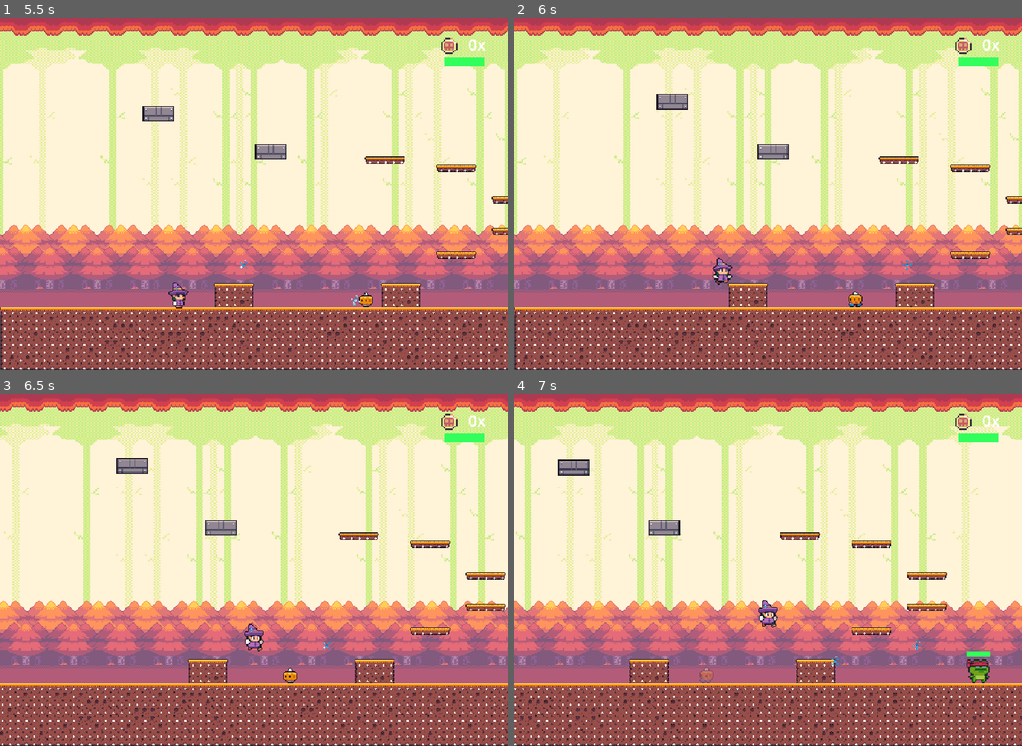
Above: before the commit, frames 1-4 (two rows, left to right).
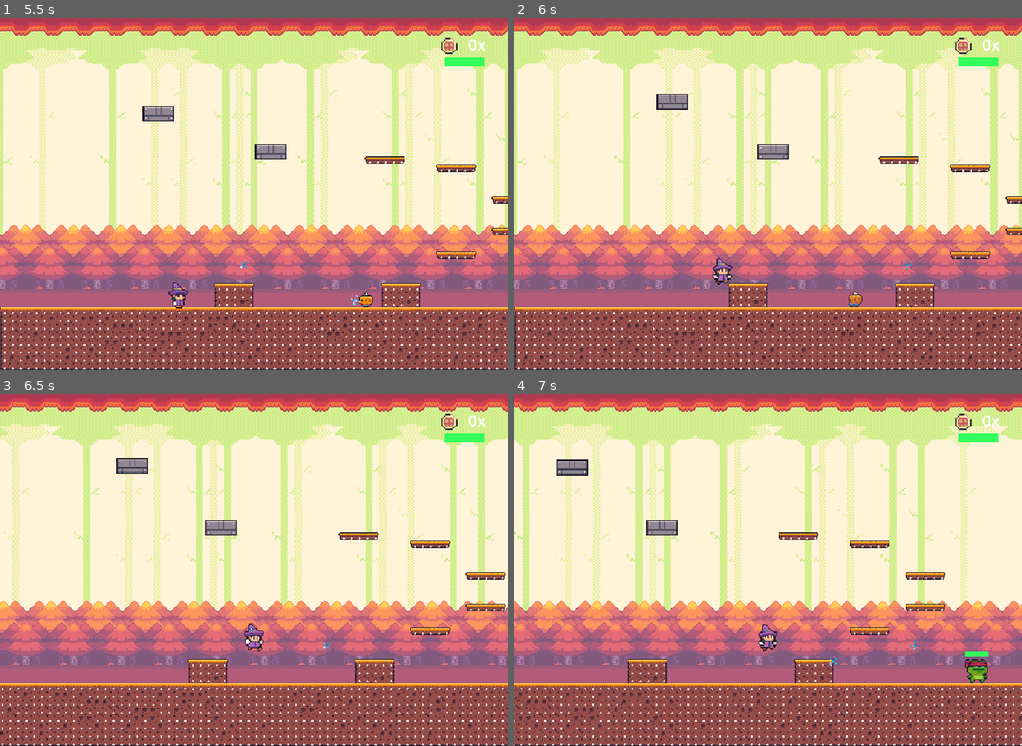
Above: after the commit, the same moments.

Repository: lajd-ufma/minicurso-godot
Game: Godot game, scene res://world_02.tscn
Two runs of this game, one before a commit and one after it. Both use one fixed random seed, a clock stepped at 60 frames per second and the inputs below. This scene is started directly instead of the project's main scene.
Inputs:
- Up to frame 1 (5.5 s): tap Enter (ui_accept) at 0.5, 0.77, 0.8, 1.07, 1.35, 1.52, 1.82, 2.3, 3.02, 3.32, 3.6, 3.77, 4.07, 4.52, 4.82, 5.3 s; hold Right (ui_right) 0.53-2.03 s; tap J (atacking) at 0.6, 1.55, 2.1, 2.85, 4.35, 5.1 s; hold Left (ui_left) 2.03-4.28 s; hold Right (ui_right) from 4.28 s (still down)
- Up to frame 2 (6 s): keep holding Right (ui_right); tap Enter (ui_accept) at 5.85 s
- Up to frame 3 (6.5 s): keep holding Right (ui_right); tap Enter (ui_accept) at 6.02, 6.32 s; tap J (atacking) at 6.05 s
- Up to frame 4 (7 s): keep holding Right (ui_right); tap J (atacking) at 6.6 s; tap Enter (ui_accept) at 6.77, 6.8 s

Frame 1 is identical in both runs. In frame 2, less than 0.1% of the frame differs, in the area x 65-69%, y 77-83%; in frame 3, less than 0.1%; in frame 4, 30%, in the area x 0-100%, y 1-100%.

Commit message:
versão final

Diff:
--- a/enemie_patrol.gd
+++ b/enemie_patrol.gd
@@ -3,10 +3,14 @@
 
 const SPEED = 100.0
 var direction:int = 0
+
+signal tomou_dano
+
 @onready var wall_detector: RayCast2D = $wall_detector
 @onready var sprite_2d: Sprite2D = $Sprite2D
 
 func _ready() -> void:
+	tomou_dano.connect(perder_vida)
 	await get_tree().create_timer(1).timeout
 	$AnimationPlayer.play("walking")
 	direction = -1
--- a/enemie_patrol.tscn
+++ b/enemie_patrol.tscn
@@ -3,6 +3,110 @@
 [ext_resource type="Script" uid="uid://dwtfu7mprtf4o" path="res://enemie_patrol.gd" id="1_fx8n8"]
 [ext_resource type="Texture2D" uid="uid://r07dfv0sps2w" path="res://assets/Enemies/Robo Pumpkin/Walking (16 x 16).png" id="2_fx8n8"]
 [ext_resource type="Texture2D" uid="uid://d10u2ot0mjib6" path="res://assets/Enemies/Robo Pumpkin/Hurt (16 x 16).png" id="3_owcr0"]
+
+[sub_resource type="Animation" id="Animation_owcr0"]
+length = 0.001
+tracks/0/type = "value"
+tracks/0/imported = false
+tracks/0/enabled = true
+tracks/0/path = NodePath("Sprite2D:texture")
+tracks/0/interp = 1
+tracks/0/loop_wrap = true
+tracks/0/keys = {
+"times": PackedFloat32Array(0),
+"transitions": PackedFloat32Array(1),
+"update": 1,
+"values": [ExtResource("2_fx8n8")]
+}
+tracks/1/type = "value"
+tracks/1/imported = false
+tracks/1/enabled = true
+tracks/1/path = NodePath("Sprite2D:hframes")
+tracks/1/interp = 1
+tracks/1/loop_wrap = true
+tracks/1/keys = {
+"times": PackedFloat32Array(0),
+"transitions": PackedFloat32Array(1),
+"update": 1,
+"values": [2]
+}
+tracks/2/type = "value"
+tracks/2/imported = false
+tracks/2/enabled = true
+tracks/2/path = NodePath("Sprite2D:frame")
+tracks/2/interp = 1
+tracks/2/loop_wrap = true
+tracks/2/keys = {
+"times": PackedFloat32Array(0),
+"transitions": PackedFloat32Array(1),
+"update": 1,
+"values": [0]
+}
+tracks/3/type = "value"
+tracks/3/imported = false
+tracks/3/enabled = true
+tracks/3/path = NodePath("Sprite2D:modulate")
+tracks/3/interp = 1
+tracks/3/loop_wrap = true
+tracks/3/keys = {
+"times": PackedFloat32Array(0),
+"transitions": PackedFloat32Array(1),
+"update": 0,
+"values": [Color(1, 1, 1, 1)]
+}
+
+[sub_resource type="Animation" id="Animation_oteb8"]
+resource_name = "hurting"
+length = 0.5
+step = 0.1
+tracks/0/type = "value"
+tracks/0/imported = false
+tracks/0/enabled = true
+tracks/0/path = NodePath("Sprite2D:texture")
+tracks/0/interp = 1
+tracks/0/loop_wrap = true
+tracks/0/keys = {
+"times": PackedFloat32Array(0),
+"transitions": PackedFloat32Array(1),
+"update": 1,
+"values": [ExtResource("3_owcr0")]
+}
+tracks/1/type = "value"
+tracks/1/imported = false
+tracks/1/enabled = true
+tracks/1/path = NodePath("Sprite2D:hframes")
+tracks/1/interp = 1
+tracks/1/loop_wrap = true
+tracks/1/keys = {
+"times": PackedFloat32Array(0),
+"transitions": PackedFloat32Array(1),
+"update": 1,
+"values": [1]
+}
+tracks/2/type = "value"
+tracks/2/imported = false
+tracks/2/enabled = true
+tracks/2/path = NodePath("Sprite2D:frame")
+tracks/2/interp = 1
+tracks/2/loop_wrap = true
+tracks/2/keys = {
+"times": PackedFloat32Array(0),
+"transitions": PackedFloat32Array(1),
+"update": 1,
+"values": [0]
+}
+tracks/3/type = "value"
+tracks/3/imported = false
+tracks/3/enabled = true
+tracks/3/path = NodePath("Sprite2D:modulate")
+tracks/3/interp = 1
+tracks/3/loop_wrap = true
+tracks/3/keys = {
+"times": PackedFloat32Array(0, 0.1, 0.2, 0.3, 0.5),
+"transitions": PackedFloat32Array(1, 1, 1, 1, 1),
+"update": 0,
+"values": [Color(1, 1, 1, 1), Color(1, 1, 1, 0.19607843), Color(1, 1, 1, 1), Color(1, 1, 1, 0.19607843), Color(1, 1, 1, 0.8879769)]
+}
 
 [sub_resource type="Animation" id="Animation_fx8n8"]
 resource_name = "walking"
@@ -46,110 +150,6 @@
 "values": [0, 1]
 }
 
-[sub_resource type="Animation" id="Animation_owcr0"]
-length = 0.001
-tracks/0/type = "value"
-tracks/0/imported = false
-tracks/0/enabled = true
-tracks/0/path = NodePath("Sprite2D:texture")
-tracks/0/interp = 1
-tracks/0/loop_wrap = true
-tracks/0/keys = {
-"times": PackedFloat32Array(0),
-"transitions": PackedFloat32Array(1),
-"update": 1,
-"values": [ExtResource("2_fx8n8")]
-}
-tracks/1/type = "value"
-tracks/1/imported = false
-tracks/1/enabled = true
-tracks/1/path = NodePath("Sprite2D:hframes")
-tracks/1/interp = 1
-tracks/1/loop_wrap = true
-tracks/1/keys = {
-"times": PackedFloat32Array(0),
-"transitions": PackedFloat32Array(1),
-"update": 1,
-"values": [2]
-}
-tracks/2/type = "value"
-tracks/2/imported = false
-tracks/2/enabled = true
-tracks/2/path = NodePath("Sprite2D:frame")
-tracks/2/interp = 1
-tracks/2/loop_wrap = true
-tracks/2/keys = {
-"times": PackedFloat32Array(0),
-"transitions": PackedFloat32Array(1),
-"update": 1,
-"values": [0]
-}
-tracks/3/type = "value"
-tracks/3/imported = false
-tracks/3/enabled = true
-tracks/3/path = NodePath("Sprite2D:modulate")
-tracks/3/interp = 1
-tracks/3/loop_wrap = true
-tracks/3/keys = {
-"times": PackedFloat32Array(0),
-"transitions": PackedFloat32Array(1),
-"update": 0,
-"values": [Color(1, 1, 1, 1)]
-}
-
-[sub_resource type="Animation" id="Animation_oteb8"]
-resource_name = "hurting"
-length = 0.5
-step = 0.1
-tracks/0/type = "value"
-tracks/0/imported = false
-tracks/0/enabled = true
-tracks/0/path = NodePath("Sprite2D:texture")
-tracks/0/interp = 1
-tracks/0/loop_wrap = true
-tracks/0/keys = {
-"times": PackedFloat32Array(0),
-"transitions": PackedFloat32Array(1),
-"update": 1,
-"values": [ExtResource("3_owcr0")]
-}
-tracks/1/type = "value"
-tracks/1/imported = false
-tracks/1/enabled = true
-tracks/1/path = NodePath("Sprite2D:hframes")
-tracks/1/interp = 1
-tracks/1/loop_wrap = true
-tracks/1/keys = {
-"times": PackedFloat32Array(0),
-"transitions": PackedFloat32Array(1),
-"update": 1,
-"values": [1]
-}
-tracks/2/type = "value"
-tracks/2/imported = false
-tracks/2/enabled = true
-tracks/2/path = NodePath("Sprite2D:frame")
-tracks/2/interp = 1
-tracks/2/loop_wrap = true
-tracks/2/keys = {
-"times": PackedFloat32Array(0),
-"transitions": PackedFloat32Array(1),
-"update": 1,
-"values": [0]
-}
-tracks/3/type = "value"
-tracks/3/imported = false
-tracks/3/enabled = true
-tracks/3/path = NodePath("Sprite2D:modulate")
-tracks/3/interp = 1
-tracks/3/loop_wrap = true
-tracks/3/keys = {
-"times": PackedFloat32Array(0, 0.1, 0.2, 0.3, 0.5),
-"transitions": PackedFloat32Array(1, 1, 1, 1, 1),
-"update": 0,
-"values": [Color(1, 1, 1, 1), Color(1, 1, 1, 0.19607843), Color(1, 1, 1, 1), Color(1, 1, 1, 0.19607843), Color(1, 1, 1, 0.8879769)]
-}
-
 [sub_resource type="AnimationLibrary" id="AnimationLibrary_owcr0"]
 _data = {
 &"RESET": SubResource("Animation_owcr0"),
--- a/player.gd
+++ b/player.gd
@@ -14,7 +14,7 @@
 var shoot = preload("res://shoot.tscn")
 var screen_limit_horizontal:int
 
-var hp := 1
+var hp := 5
 var direction:int = 0
 var is_jumping:bool = false
 var is_falling:bool = false
@@ -42,10 +42,12 @@
 	print(Global.coins)
 
 func crescer():
+	$upgrade.play()
 	var tween := get_tree().create_tween()
 	tween.tween_property(self,"scale",Vector2(1.5,1.5),1)
 
 func pode_atirar():
+	$upgrade.play()
 	can_shoot = true
 
 func _ready() -> void:
@@ -64,6 +66,7 @@
 		get_tree().change_scene_to_file("res://morte.tscn")
 	else:
 		var tween:= get_tree().create_tween()
+		$damage.play()
 		var tween_knockback := get_tree().create_tween().set_parallel()
 		tween.tween_property(self, "velocity", Vector2(-100,-80), 0.6)
 		tween.tween_property(self, "modulate", Color.RED, 0.5)
@@ -78,6 +81,7 @@
 		velocity += get_gravity() * delta
 
 	if Input.is_action_just_pressed("atacking") and can_shoot:
+		$shoot.play()
 		var new_shoot = shoot.instantiate()
 		if sprite_2d.flip_h:
 			new_shoot.direction = -1
@@ -87,6 +91,7 @@
 		get_tree().root.add_child(new_shoot)
 	# Handle jump.
 	if Input.is_action_just_pressed("ui_accept") and is_on_floor():
+		$jump.play()
 		is_jumping = true
 		velocity.y = JUMP_VELOCITY
 
--- a/player.tscn
+++ b/player.tscn
@@ -6,6 +6,10 @@
 [ext_resource type="Texture2D" uid="uid://dobtnl7ddlx57" path="res://assets/Main Characters/Lil Wiz/Jumping_(32 x 32).png" id="4_dw050"]
 [ext_resource type="Texture2D" uid="uid://cudmet2lc1gj7" path="res://assets/Main Characters/Lil Wiz/Running_(32 x 32).png" id="5_b26j0"]
 [ext_resource type="Texture2D" uid="uid://b1w4q2tfn7cpm" path="res://assets/Gold Coin/01.png" id="6_2hs0m"]
+[ext_resource type="AudioStream" uid="uid://bs0akagw63mnb" path="res://assets/Sounds/jump.mp3" id="7_1jxqw"]
+[ext_resource type="AudioStream" uid="uid://beypkasxh8omr" path="res://assets/Sounds/shoot.mp3" id="8_n7ghd"]
+[ext_resource type="AudioStream" uid="uid://bedvvyy4ncx8j" path="res://assets/Sounds/upgrade.mp3" id="9_nvl01"]
+[ext_resource type="AudioStream" uid="uid://dwb3wvrruvavv" path="res://assets/Sounds/damage.mp3" id="10_ivps1"]
 
 [sub_resource type="RectangleShape2D" id="RectangleShape2D_f3sb7"]
 size = Vector2(24, 28)
@@ -299,4 +303,20 @@
 [node name="l_spell_point" type="Marker2D" parent="."]
 position = Vector2(-16, 16)
 
+[node name="jump" type="AudioStreamPlayer" parent="."]
+stream = ExtResource("7_1jxqw")
+volume_db = -20.0
+
+[node name="shoot" type="AudioStreamPlayer" parent="."]
+stream = ExtResource("8_n7ghd")
+volume_db = -20.0
+
+[node name="upgrade" type="AudioStreamPlayer" parent="."]
+stream = ExtResource("9_nvl01")
+volume_db = -20.0
+
+[node name="damage" type="AudioStreamPlayer" parent="."]
+stream = ExtResource("10_ivps1")
+volume_db = -20.0
+
 [connection signal="animation_finished" from="AnimationPlayer" to="." method="_on_animation_player_animation_finished"]
Not shown: 1 places in player.tscn that only renumber resources
